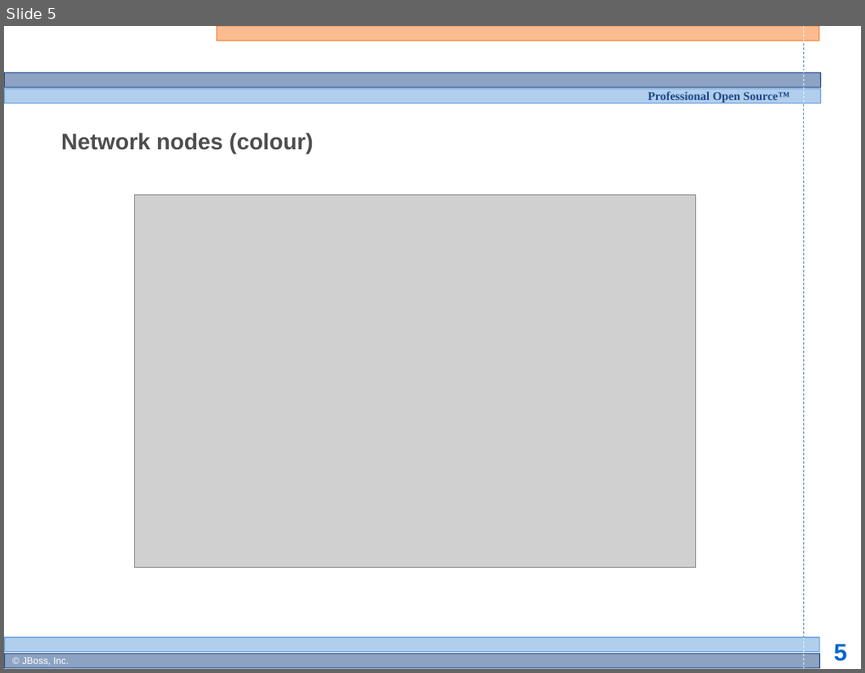
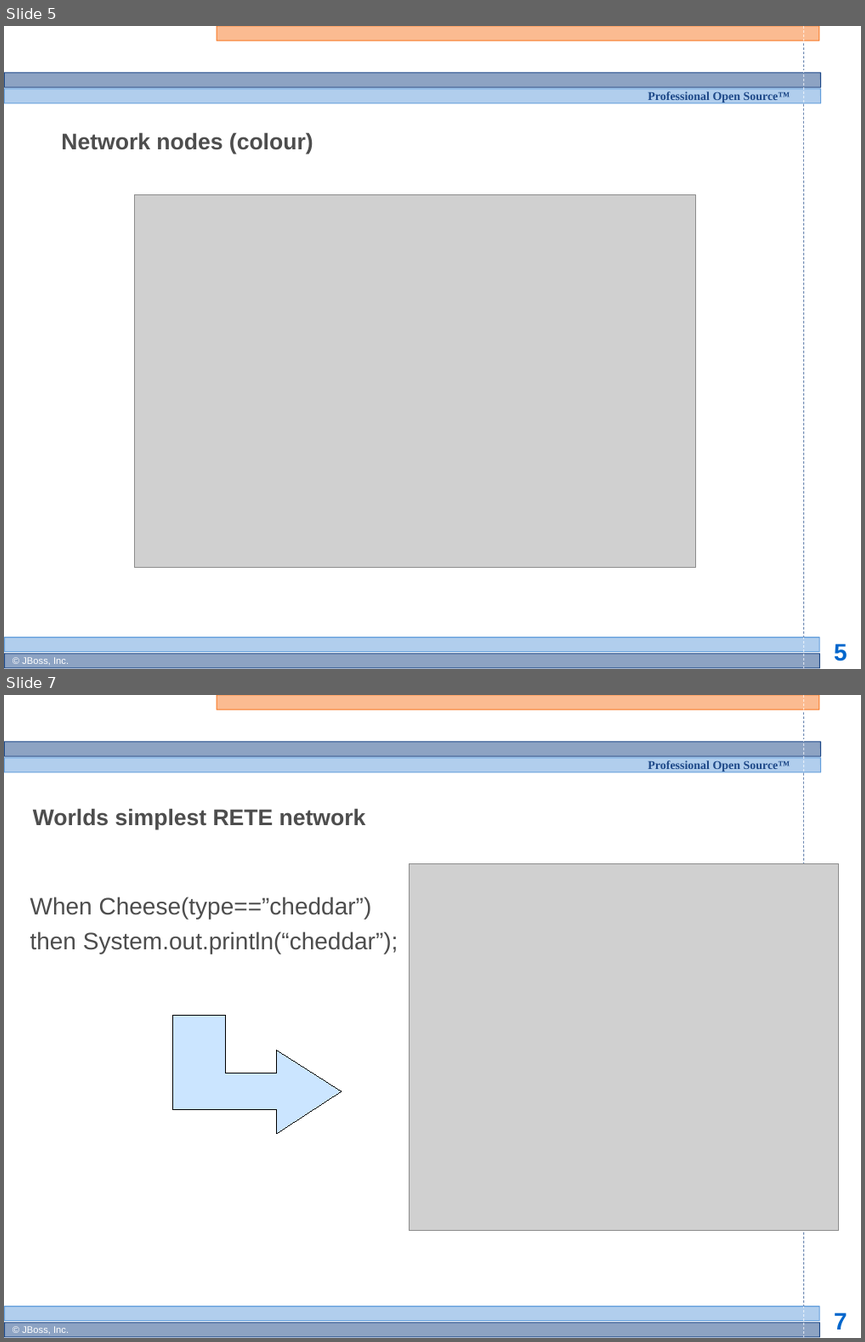
Before and after one commit to bobmcwhirter/drools, a slide deck: documentation/training/developers-course/Module 4 - Rule Engine Concepts 2.odp. Shown one above the other, each under a label of ours: slide 5 before the commit, slides 5 and 7 after it; the slides between them are not shown. The pictures are 865x673 and 865x1342 pixels, drawn with LibreOffice and Linux fonts; fonts in the diff are those of the drawing; grey boxes stand for pictures; background and template pictures are left out. Boxes give left, top, right and bottom in pixels: in the first picture for what was removed or moved away, otherwise in the second. Text is boxed around its words. In the diff, an @@ line names an element or a change of style, - is before the commit and + after.

```diff
--- a/documentation/training/developers-course/Module 4 - Rule Engine Concepts 2.odp
+++ b/documentation/training/developers-course/Module 4 - Rule Engine Concepts 2.odp
@@ slide 7 added at (x1=4, y1=695, x2=861, y2=1338), background #FFFFFF; not listed: 13 template elements that a slide beside it also shows @@
@@ title added at (x1=33, y1=808, x2=366, y2=829), 19 pt, text #4D4D4D, bold @@
+Worlds simplest RETE network
@@ picture added at (x1=409, y1=864, x2=839, y2=1231) @@
@@ subtitle added at (x1=30, y1=896, x2=398, y2=953), 20 pt, text #4D4D4D @@
+When Cheese(type==”cheddar”)
+then System.out.println(“cheddar”);
@@ freeform shape added at (x1=173, y1=1015, x2=341, y2=1134), fill #99CCFF at 50% opacity, outline #000000 0 pt @@
```
Also in this commit, not shown: 3 other slides added.
